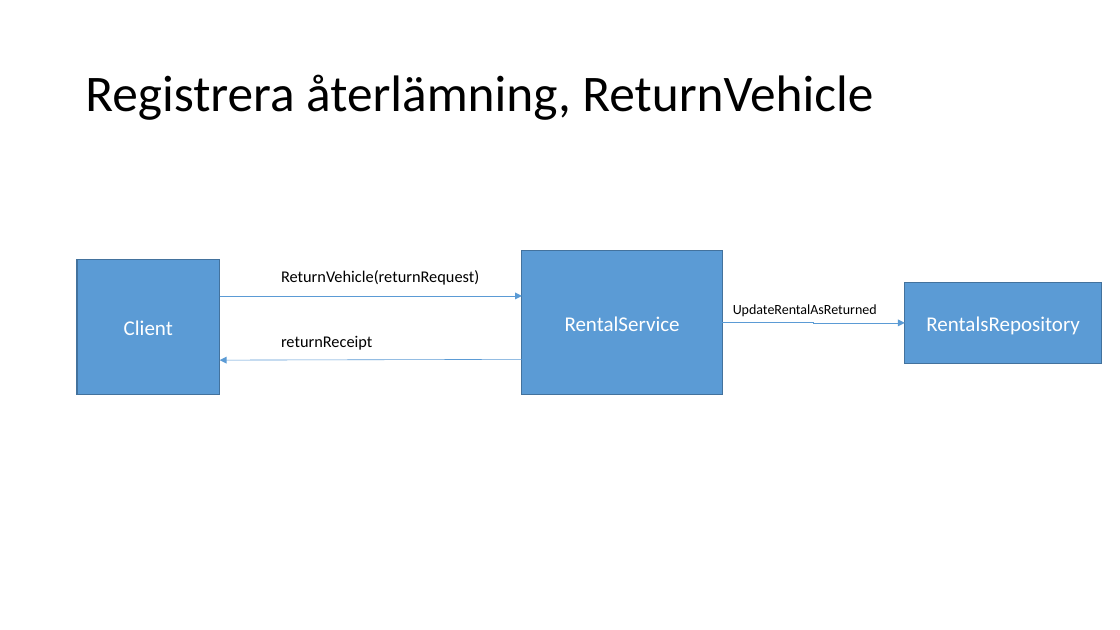
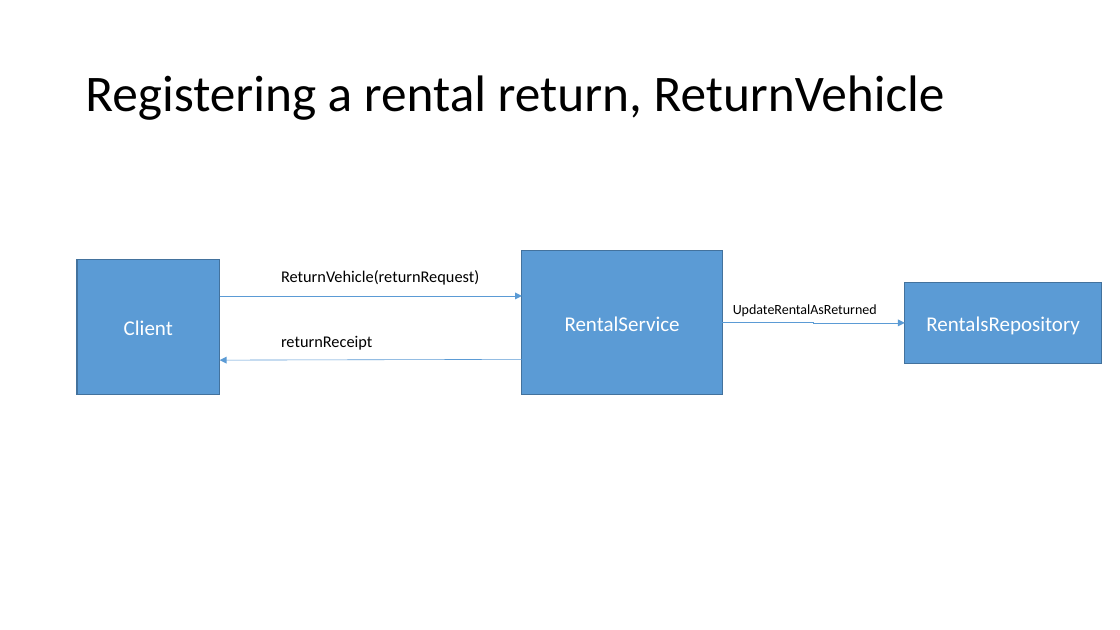
Before and after one commit to LarsBergqvist/CarRentalService, a slide deck: slide 6 of CarRentalService - Lars Bergqvist.pptx. Drawn at 1120x630 pixels with LibreOffice and Linux fonts; fonts in the diff are those of the drawing. Boxes give left, top, right and bottom in pixels: in the first picture for what was removed or moved away, otherwise in the second. Text is boxed around its words. In the diff, an @@ line names an element or a change of style, - is before the commit and + after.

```diff
--- a/CarRentalService - Lars Bergqvist.pptx
+++ b/CarRentalService - Lars Bergqvist.pptx
@@ title at bbox=[85, 75, 945, 120]: text changed @@
-Registrera återlämning, ReturnVehicle
+Registering a rental return, ReturnVehicle
```
Also in this commit, not shown: 9 other slides changed, 4 slides added, 3 slides removed, 1 other file.
